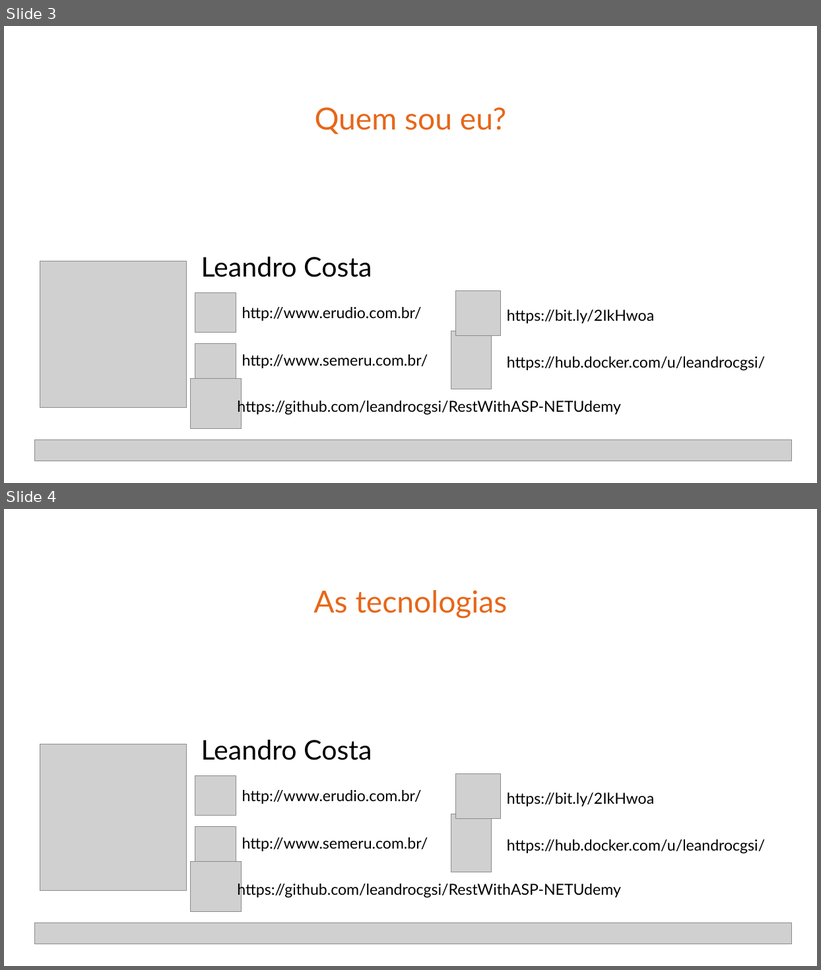
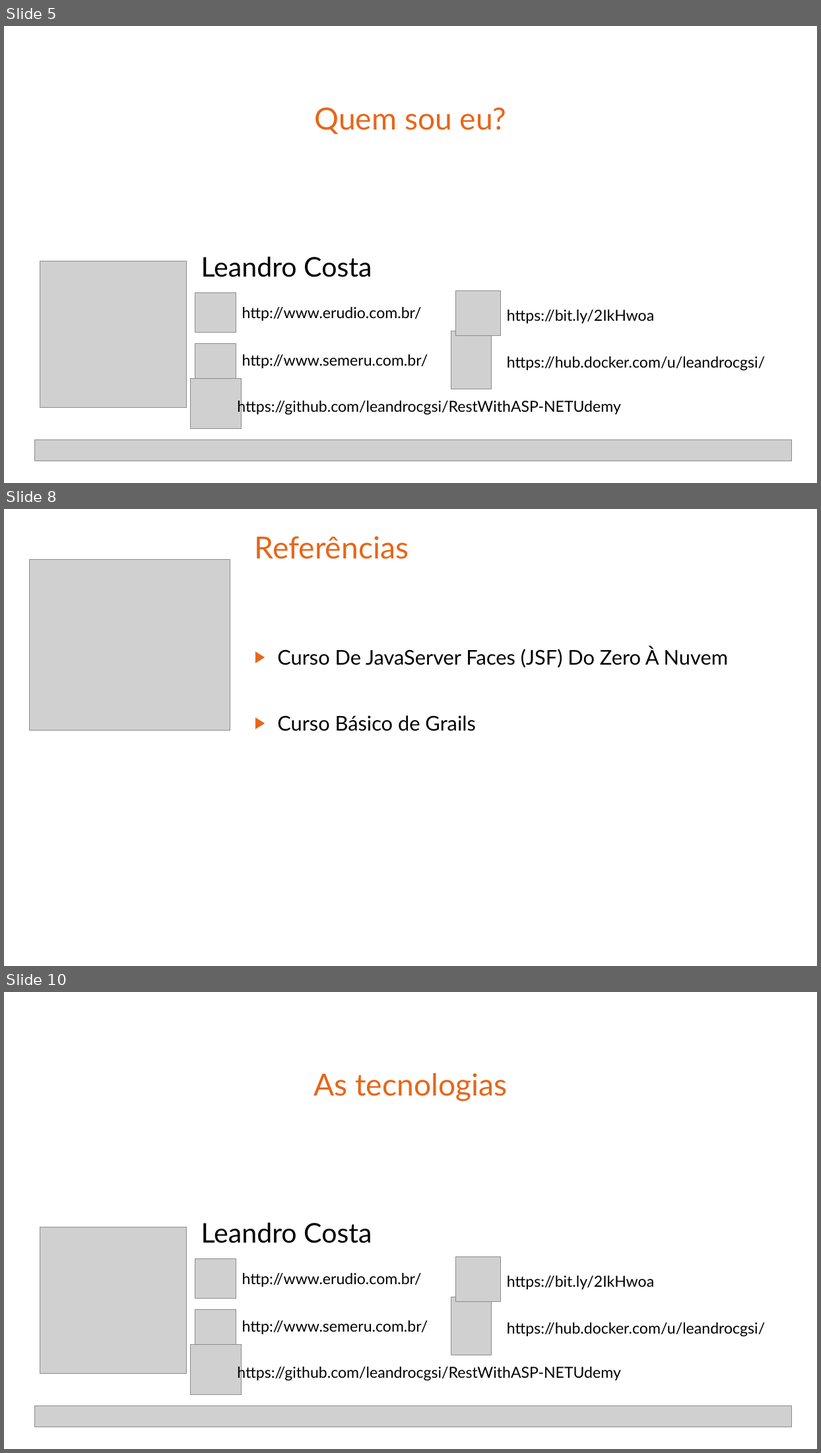
Before and after one commit to leandrocgsi/RestWithASP-NETUdemy, a slide deck: Documents/Building Modern RESTFul API's With ASP.NET Core - Architectural Overview.pptx. Shown one above the other, each under a label of ours: slides 3 and 4 before the commit, slides 5, 8 and 10 after it; the slides between them are not shown. The pictures are 821x970 and 821x1453 pixels, drawn with LibreOffice and Linux fonts; fonts in the diff are those of the drawing; grey boxes stand for pictures. Boxes give left, top, right and bottom in pixels: in the first picture for what was removed or moved away, otherwise in the second. Text is boxed around its words. In the diff, an @@ line names an element or a change of style, - is before the commit and + after.

```diff
--- a/Documents/Building Modern RESTFul API's With ASP.NET Core - Architectural Overview.pptx
+++ b/Documents/Building Modern RESTFul API's With ASP.NET Core - Architectural Overview.pptx
@@ slide 8 added at [4,509,817,966], background #FFFFFF @@
@@ text added at [255,536,409,559], 36 pt, text #E76618 @@
+Referências
@@ picture added at [30,560,230,731] @@
@@ text added at [277,647,728,731], 24 pt, text #000000 @@
+▶ Curso De JavaServer Faces (JSF) Do Zero À Nuvem
+▶ Curso Básico de Grails
@@ what was slide 3 is now slide 5 @@
@@ what was slide 4 is now slide 10 @@
```
Also in this commit, not shown: 5 slides changed, 7 other slides added, 1 slide removed.
